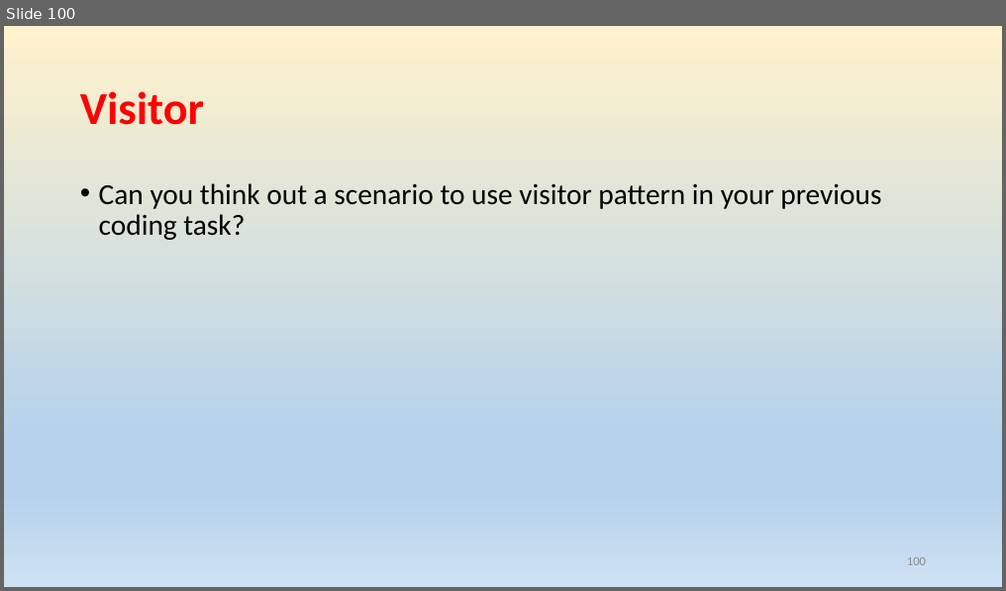
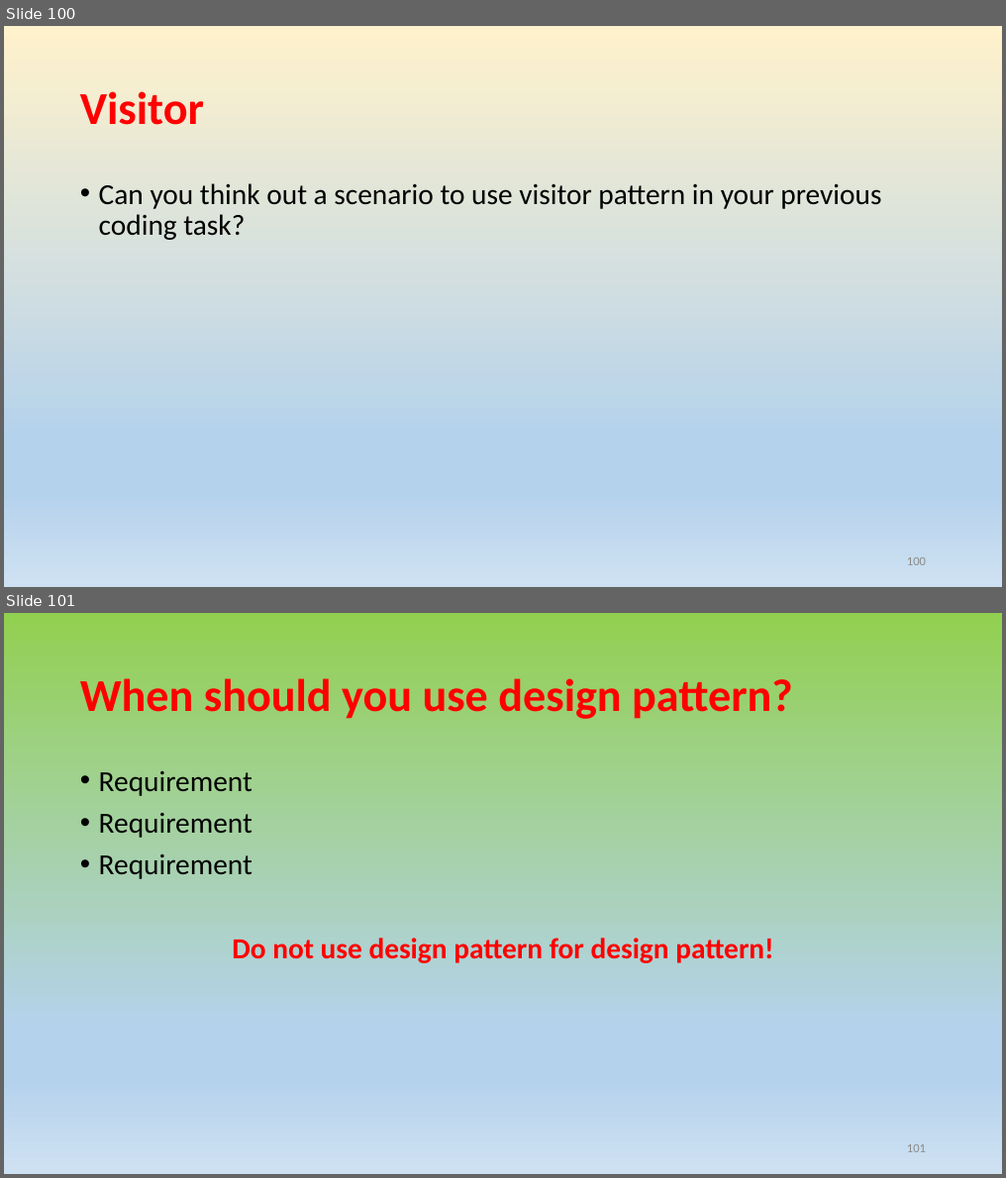
Before and after one commit to rainyheart/bjc-protoss-design_patten-demo, a slide deck: ppt/Design Patterns.pptx. Shown one above the other, each under a label of ours: slide 100 before the commit, slides 100 and 101 after it. The pictures are 1006x591 and 1006x1178 pixels, drawn with LibreOffice and Linux fonts; fonts in the diff are those of the drawing. Boxes give left, top, right and bottom in pixels: in the first picture for what was removed or moved away, otherwise in the second. Text is boxed around its words. In the diff, an @@ line names an element or a change of style, - is before the commit and + after.

Commit message:
update PPT

```diff
--- a/ppt/Design Patterns.pptx
+++ b/ppt/Design Patterns.pptx
@@ slide 101 added at [4, 613, 1002, 1174], background gradient #92D050 to #B5D2EC to #CEE1F2 @@
@@ title added at [80, 678, 793, 719], 44 pt, text #FF0000, bold @@
+When should you use design pattern?
@@ text added at [99, 771, 773, 963], 28 pt, text #FF0000, bold @@
+• Requirement
+• Requirement
+• Requirement
+Do not use design pattern for design pattern!
@@ page number added at [907, 1145, 926, 1153], 12 pt, text #8C8C8C @@
+101
```
Also in this commit, not shown: 3 other slides added.
